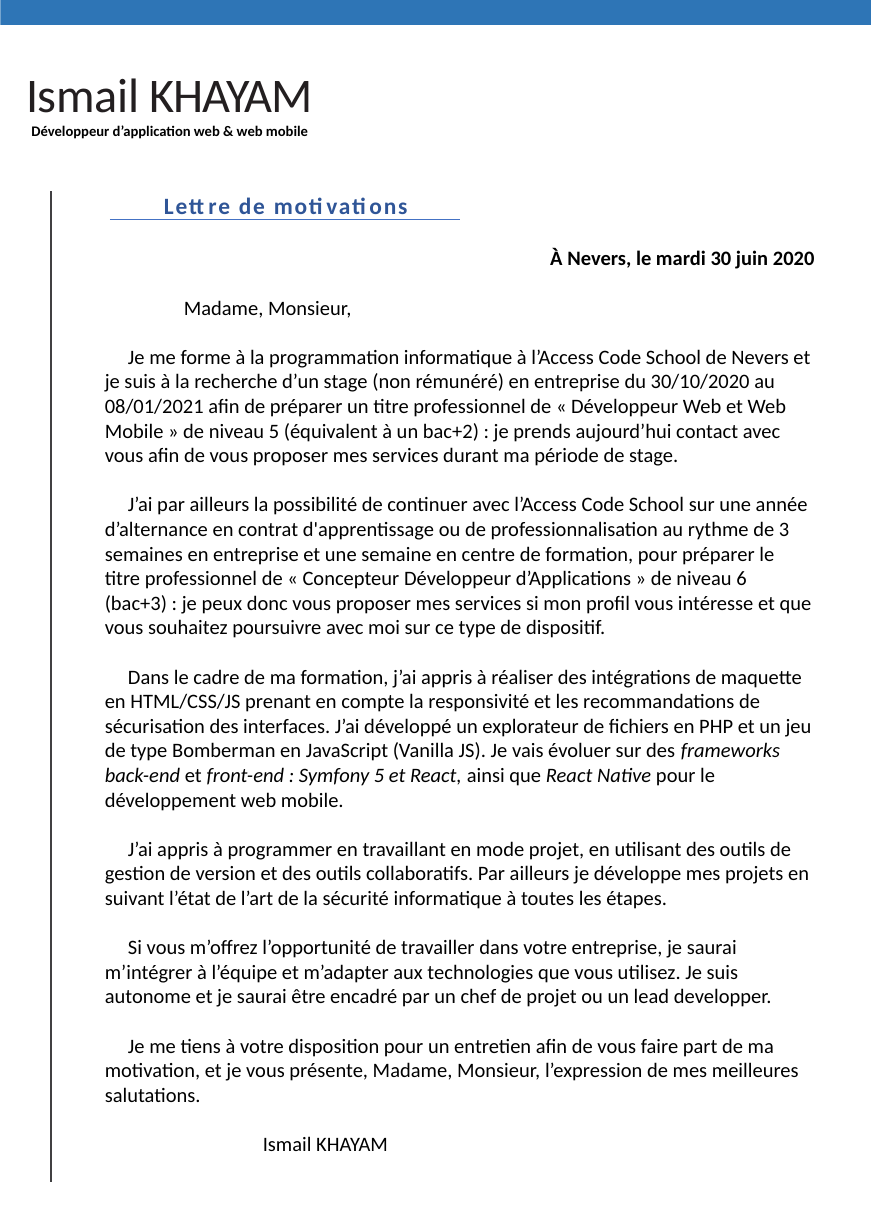
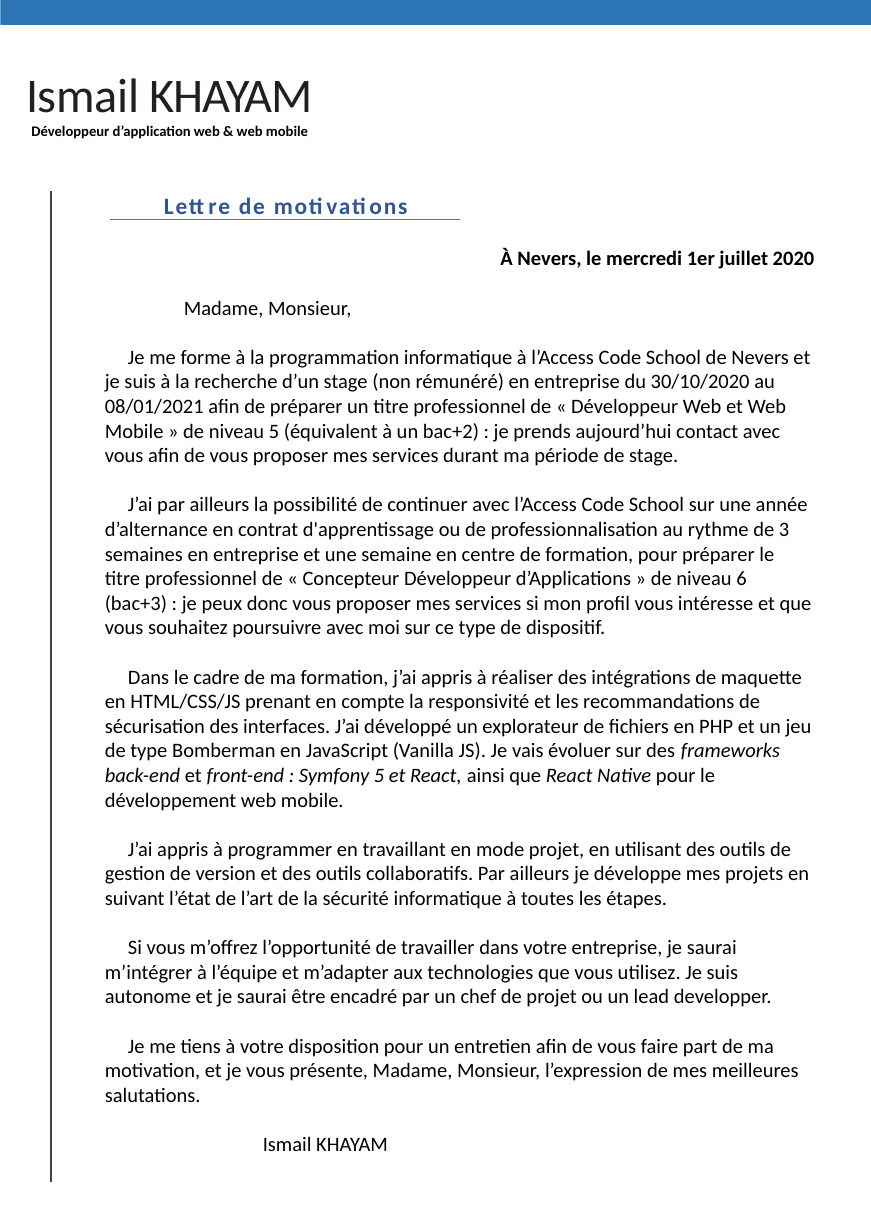
Before and after one commit to cyla00/dossierProIK, a slide deck: slide 3 of cv/cvIsmail.pptx. Drawn at 871x1232 pixels with LibreOffice and Linux fonts; fonts in the diff are those of the drawing. Boxes give left, top, right and bottom in pixels: in the first picture for what was removed or moved away, otherwise in the second. Text is boxed around its words. In the diff, an @@ line names an element or a change of style, - is before the commit and + after.

```diff
--- a/cv/cvIsmail.pptx
+++ b/cv/cvIsmail.pptx
@@ text at box(500, 248, 815, 269): text changed @@
-À Nevers, le mardi 30 juin 2020
+À Nevers, le mercredi 1er juillet 2020
```
Also in this commit, not shown: 1 other slide changed.
